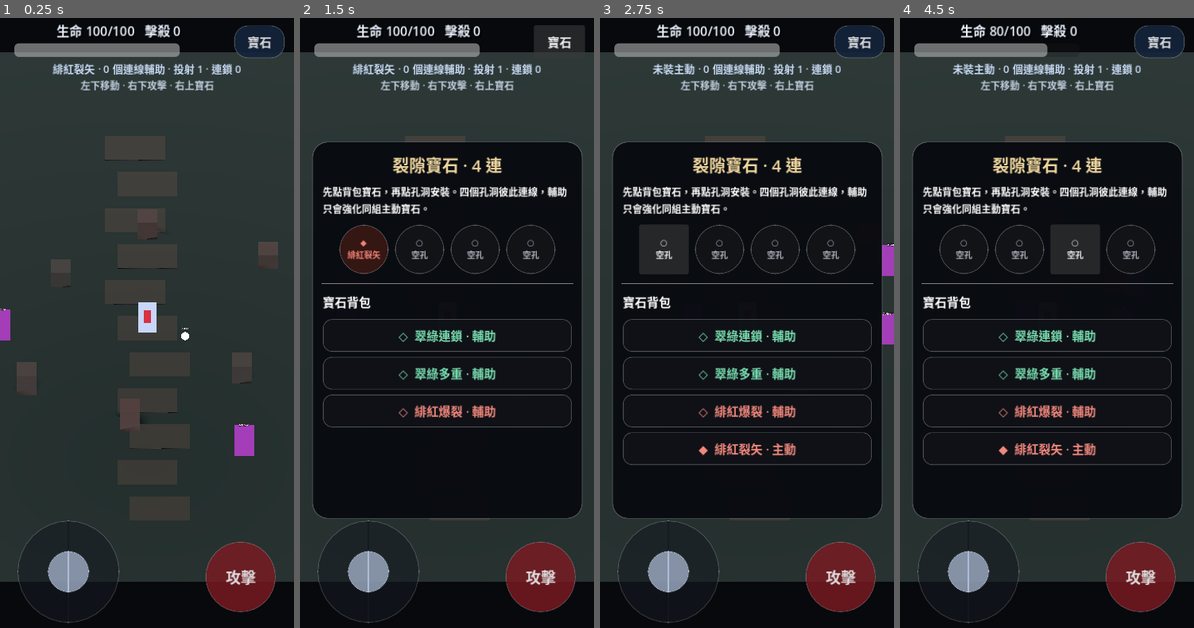
Above: before the commit, frames 1-4 (left to right).
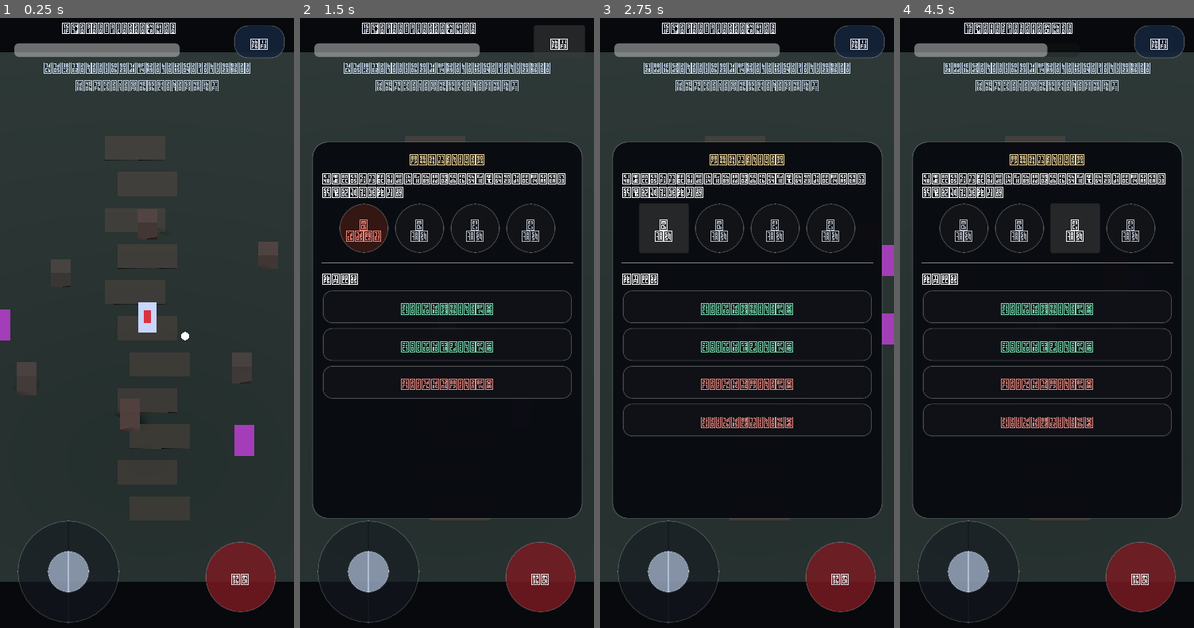
Above: after the commit, the same moments.

Repository: Lucypigr/-riftforged
Game: Godot game, scene res://main.tscn
Same seed, same stepped clock (60 frames per second), same inputs: the game is played once before the commit and once after it.
Inputs:
- Up to frame 1 (0.25 s): no input
- Up to frame 2 (1.5 s): click "攻擊" at 0.5 s; click "寶石" at 1.25 s
- Up to frame 3 (2.75 s): click "◆ 緋紅裂矢" at 2 s
- Up to frame 4 (4.5 s): click "○ 空孔" at 2.75 s; click "○ 空孔" at 3.5 s; click "○ 空孔" at 4.25 s

The runs differ from the first frame. In frame 1, 2.5% of the frame differs, in the area x 0-93%, y 0-93%; in frame 2, 11%; in frame 3, 12%; in frame 4, 12%, in the area x 7-93%, y 0-93%.

Commit message:
fix: load generated Traditional Chinese TTF directly

Diff:
--- a/godot/scripts/chinese_font_runtime.gd
+++ b/godot/scripts/chinese_font_runtime.gd
@@ -2,6 +2,8 @@
 
 # Shared Traditional Chinese UI theme. The real TrueType font is generated
 # before Godot import/export; no browser/system CJK fallback or bitmap atlas.
+# Load the raw TTF directly so the Web build does not depend on Godot's import
+# database recognizing a file that was generated during the current CI run.
 
 const THEME_PATH := "res://themes/rift_ui_theme.tres"
 const FONT_PATH := "res://fonts/NotoSansTC-Riftforged.ttf"
@@ -20,9 +22,12 @@
     call_deferred("_apply_current_scene")
 
 func _build_font() -> FontFile:
-    var font := load(FONT_PATH) as FontFile
-    if font != null:
-        font.allow_system_fallback = false
+    var font := FontFile.new()
+    var err := font.load_dynamic_font(FONT_PATH)
+    if err != OK:
+        push_error("Unable to load native TTF at %s (error %d)" % [FONT_PATH, err])
+        return null
+    font.allow_system_fallback = false
     return font
 
 func _apply_current_scene() -> void:
